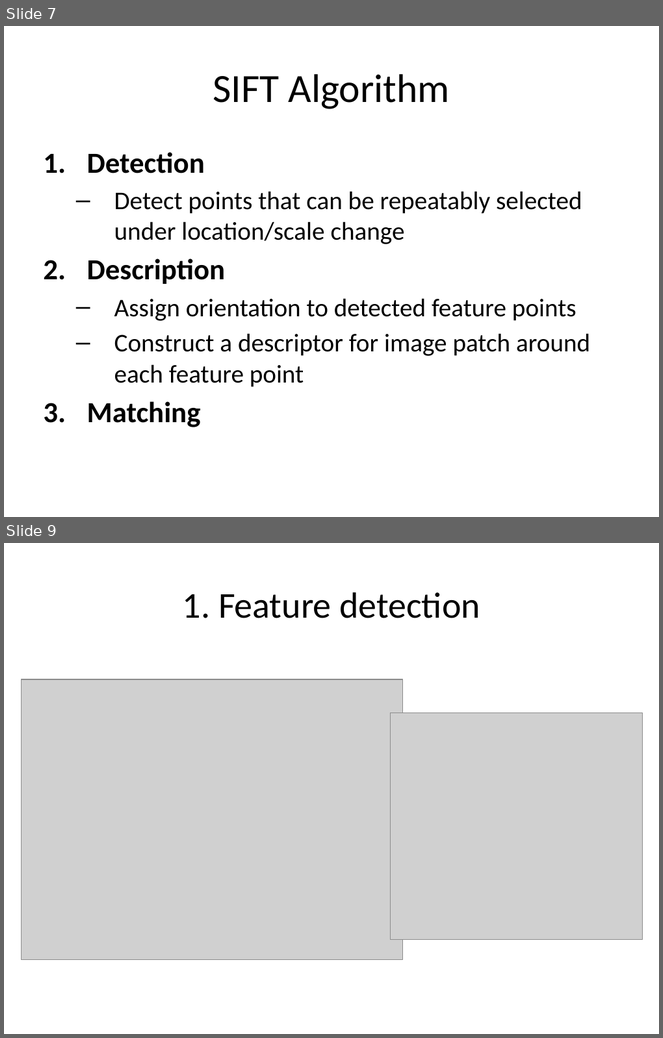
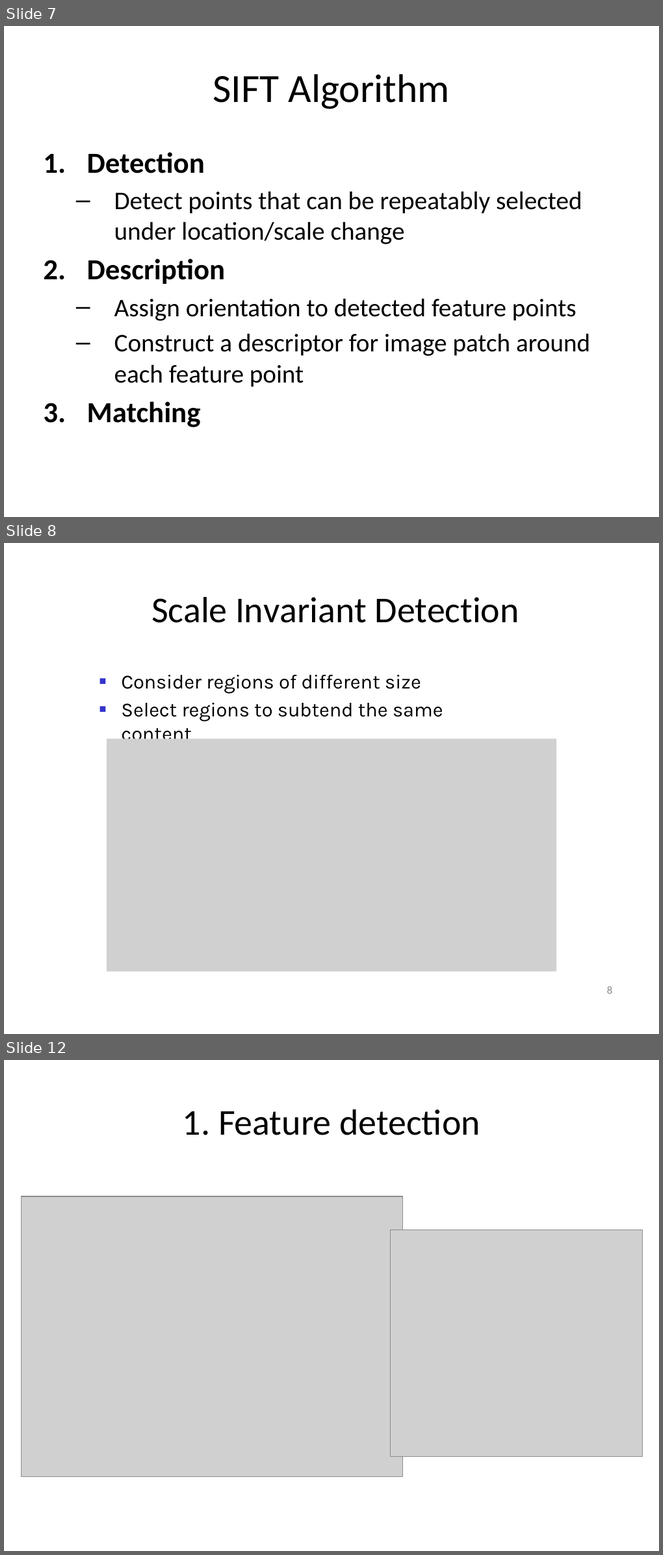
Before and after one commit to amitrokh/CMSC498F, a slide deck: lectures/week_7/SIFT-lecture.pptx. Shown one above the other, each under a label of ours: slides 7 and 9 before the commit, slides 7, 8 and 12 after it; the slides between them are not shown. The pictures are 663x1038 and 663x1555 pixels, drawn with LibreOffice and Linux fonts; fonts in the diff are those of the drawing; grey boxes stand for pictures. Boxes give left, top, right and bottom in pixels: in the first picture for what was removed or moved away, otherwise in the second. Text is boxed around its words. In the diff, an @@ line names an element or a change of style, - is before the commit and + after.

```diff
--- a/lectures/week_7/SIFT-lecture.pptx
+++ b/lectures/week_7/SIFT-lecture.pptx
@@ slide 8 added at (4, 543, 659, 1034), background #FFFFFF @@
@@ title added at (152, 597, 519, 623), 40 pt, text #000000 @@
+Scale Invariant Detection
@@ text added at (121, 674, 443, 722), 22 pt, text #000000 @@
+■ Consider regions of different size
+■ Select regions to subtend the same content
@@ picture added at (107, 739, 557, 971) @@
@@ page number added at (607, 986, 612, 994), 12 pt, text #8C8C8C @@
+8
@@ what was slide 9 is now slide 12 @@
```
Also in this commit, not shown: 5 slides changed, 3 other slides added, 3 slides removed.
